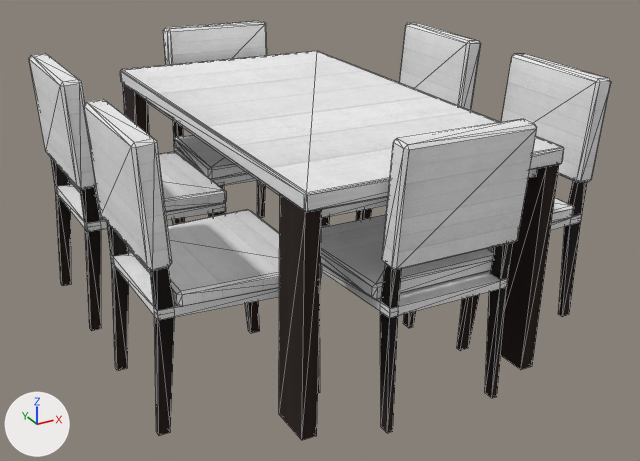
Before and after pictures for a commit that changed the OBJ model ProyectoFinal/ProyectoFinal/Models/Comedor/Comedor.obj.
Both versions are drawn from a 50 mm camera at (-143.3, -268.9, 162.4) aimed at (0.9, -6.7, 31.3). The lights are fixed; the arrows at lower left show +X, +Y and +Z. Mesh edges are drawn as thin lines. Where no turn or scale is listed for an object, it has been applied to the vertices. Vertices at the same position are counted once.

In view in the first picture: 'Comedor'.
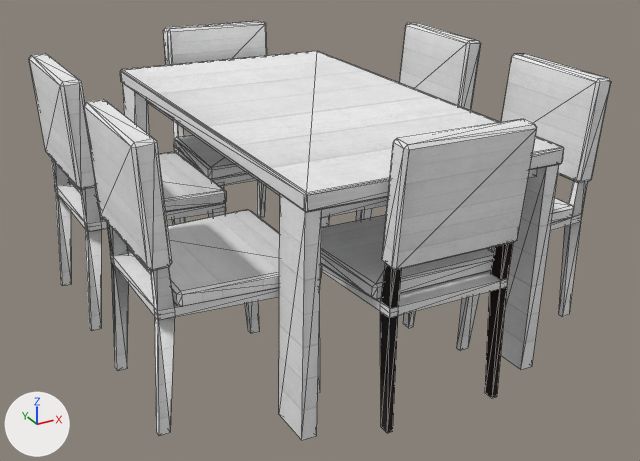
The newer file is also rescaled (x1.466), turned or shifted as a whole; pictures and numbers use the older file's frame.

The change, as a diff of the scene's bpy script:
```diff
--- a/ProyectoFinal/ProyectoFinal/Models/Comedor/Comedor.obj.py
+++ b/ProyectoFinal/ProyectoFinal/Models/Comedor/Comedor.obj.py
@@ me_comedor @@
 me_comedor.from_pydata(...)  # 648 vertices, 1152 faces; spans x -83.0..87.0, y -90.0..89.0, z -2.0..93.0
 # used by ob_comedor; location = (0.0, 0.0, 0.0)
+# me_comedor part 1: 308 faces spanning x -82.0..82.0, y -77.0..87.0, z -2.0..73.0 switch from mat_lambert3sg (picture img_chocolate_jpg) to mat_lambert2sg (picture img_blanca_jpg)
+# me_comedor part 2: 48 faces spanning x 75.0..84.0, y -56.0..57.0, z 38.0..78.0 switch from mat_lambert4sg (picture img_chocolate_jpg) to mat_lambert2sg (picture img_blanca_jpg)
+# me_comedor part 3: 72 faces spanning x -80.0..22.0, y -57.0..87.0, z 40.0..82.0 switch from mat_lambert5sg (picture img_chocolate_jpg) to mat_lambert2sg (picture img_blanca_jpg)
```

Pixel boxes (x1, y1, x2, y2) of what changed, in the pictures (640 x 461 px):
part 1 of me_comedor, recoloured (black to grey)
    both: (56, 92, 581, 440)
part 2 of me_comedor, recoloured (black to grey)
    both: (568, 181, 587, 216)
part 3 of me_comedor, recoloured (black to grey)
    both: (51, 121, 183, 311)
